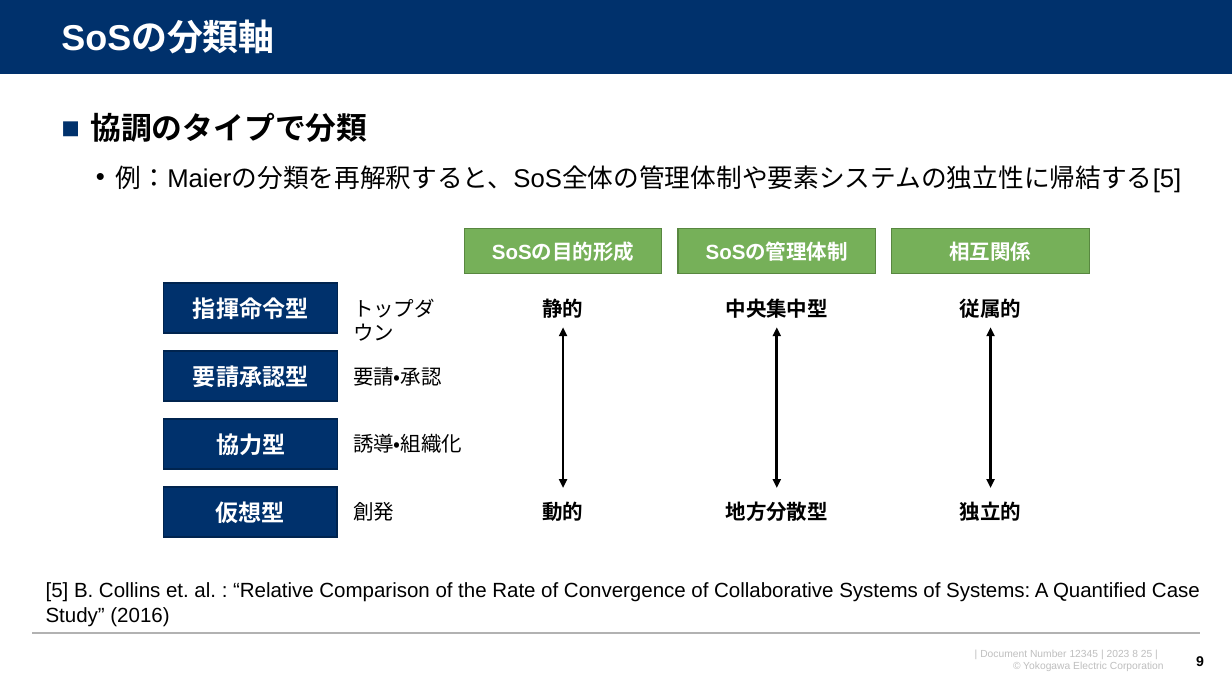
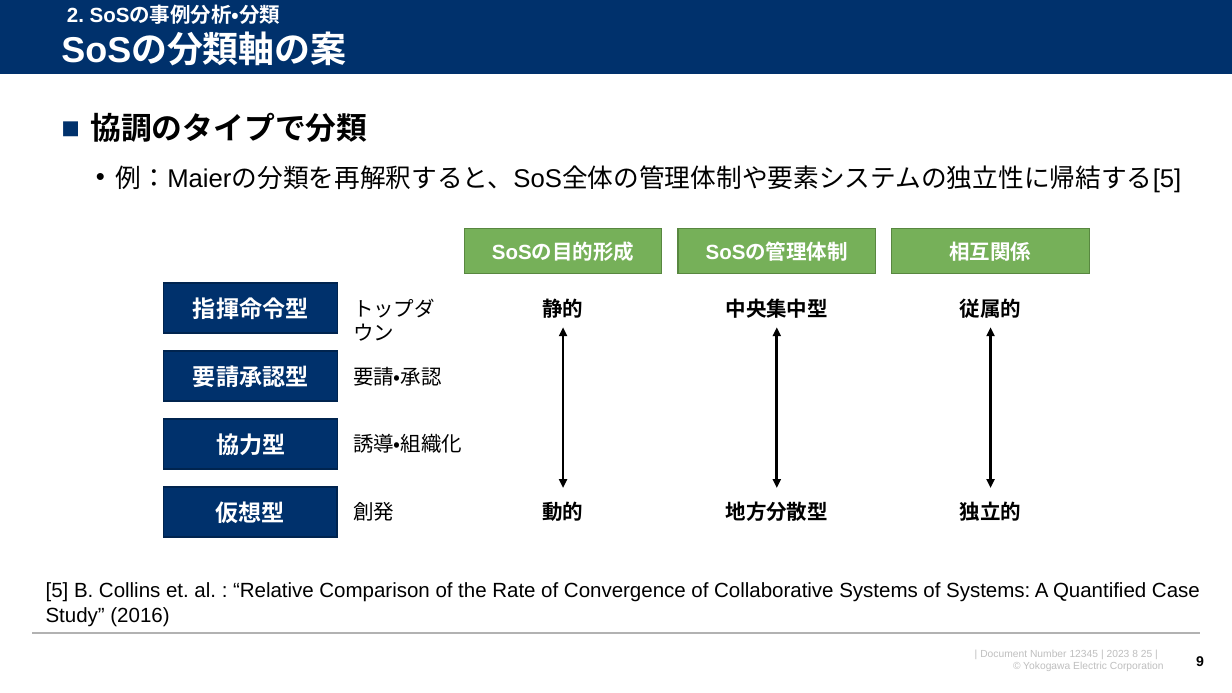
Before and after one commit to watarukumagai-git/opt, a slide deck: slide 9 of SoS/230825_SoS分科会第6回進め方のご相談_rev.0.pptx. Drawn at 1232x693 pixels with LibreOffice and Linux fonts; fonts in the diff are those of the drawing; background and template pictures are left out. Boxes give left, top, right and bottom in pixels: in the first picture for what was removed or moved away, otherwise in the second. Text is boxed around its words. In the diff, an @@ line names an element or a change of style, - is before the commit and + after.

```diff
--- a/SoS/230825_SoS分科会第6回進め方のご相談_rev.0.pptx
+++ b/SoS/230825_SoS分科会第6回進め方のご相談_rev.0.pptx
@@ title removed at box(61, 22, 274, 54) @@
-SoSの分類軸
@@ text added at box(67, 6, 281, 24), 16 pt, text #FFFFFF, bold @@
+2. SoSの事例分析・分類
@@ text added at box(61, 34, 346, 66), 28 pt, text #FFFFFF, bold @@
+SoSの分類軸の案
```
Also in this commit, not shown: 8 other slides changed.
